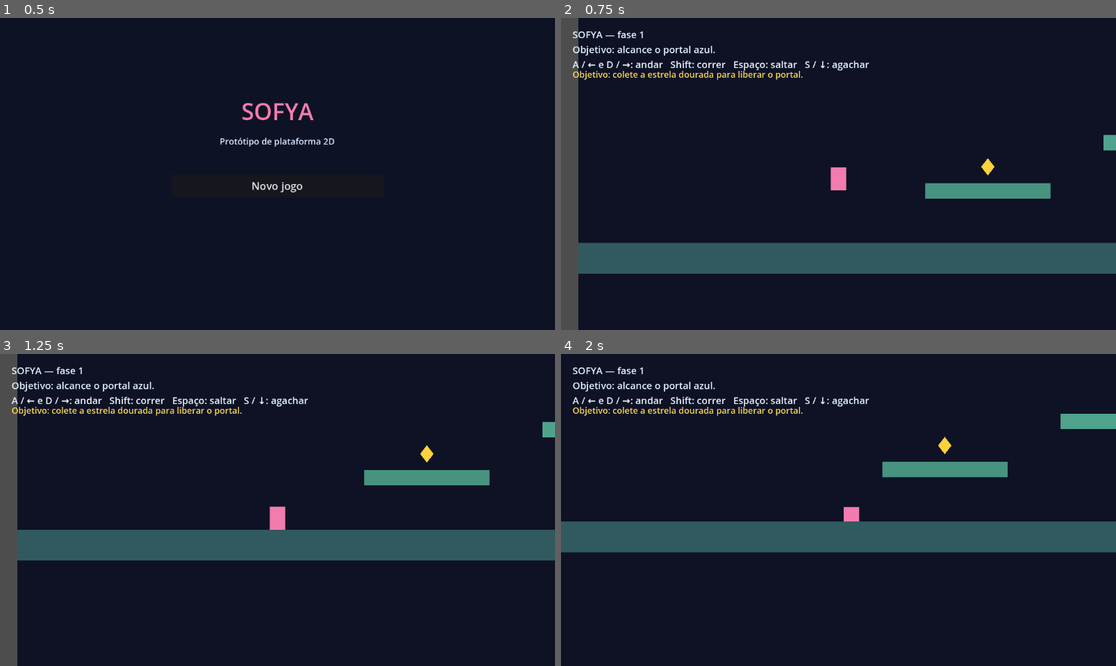
Above: before the commit, frames 1-4 (two rows, left to right).
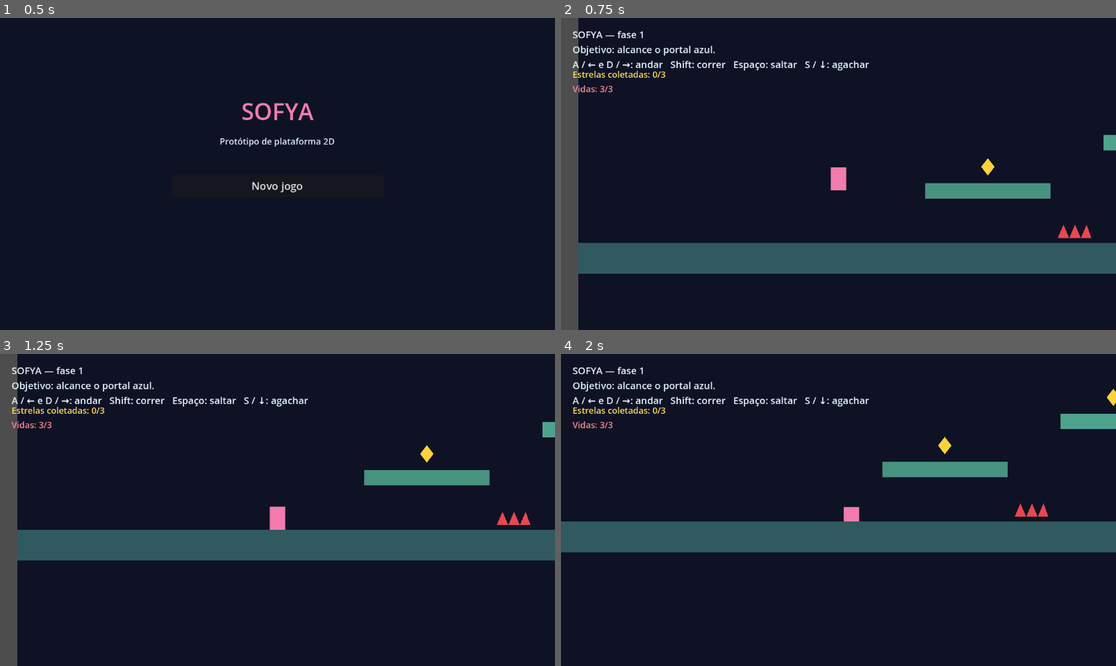
Above: after the commit, the same moments.

Repository: willianschultz/sofya
Game: Godot game, scene res://scenes/main_menu.tscn
The game is run twice, just before and just after one commit, with the same random seed, the same clock (stepped at 60 frames per second) and the same inputs.
Inputs:
- Up to frame 1 (0.5 s): no input
- Up to frame 2 (0.75 s): click "Novo jogo" at 0.5 s
- Up to frame 3 (1.25 s): no input
- Up to frame 4 (2 s): hold D (move_right) from 1.28 s (still down); hold S (crouch) from 1.28 s (still down); tap Space (jump) at 1.52 s

Frame 1 is identical in both runs. In frame 2, 0.7% of the frame differs, in the area x 2-96%, y 16-71%; in frame 3, 0.7%; in frame 4, 0.8%, in the area x 2-100%, y 11-53%.

Commit message:
feat: add hazards and player lives

Diff:
--- /dev/null
+++ b/scenes/hazard.tscn
@@ -0,0 +1,16 @@
+[gd_scene load_steps=3 format=3]
+
+[ext_resource type="Script" path="res://scripts/hazard.gd" id="1_script"]
+
+[sub_resource type="RectangleShape2D" id="HazardShape"]
+size = Vector2(70, 28)
+
+[node name="Hazard" type="Area2D"]
+script = ExtResource("1_script")
+
+[node name="Visual" type="Polygon2D" parent="."]
+polygon = PackedVector2Array(-35, 14, -23, -14, -11, 14, 1, -14, 13, 14, 25, -14, 35, 14)
+color = Color(0.92, 0.28, 0.32, 1)
+
+[node name="CollisionShape2D" type="CollisionShape2D" parent="."]
+shape = SubResource("HazardShape")
--- a/scenes/main.tscn
+++ b/scenes/main.tscn
@@ -4,6 +4,7 @@
 [ext_resource type="PackedScene" path="res://scenes/level_exit.tscn" id="2_exit"]
 [ext_resource type="Script" path="res://scripts/main.gd" id="3_main"]
 [ext_resource type="PackedScene" path="res://scenes/collectible.tscn" id="4_collectible"]
+[ext_resource type="PackedScene" path="res://scenes/hazard.tscn" id="5_hazard"]
 
 [sub_resource type="RectangleShape2D" id="FloorShape"]
 size = Vector2(1800, 64)
@@ -68,12 +69,21 @@
 position = Vector2(140, 400)
 
 [node name="Exit" parent="." instance=ExtResource("2_exit")]
-position = Vector2(1100, 184)
+position = Vector2(1150, 184)
 next_scene_path = "res://scenes/level_02.tscn"
 requires_collectible = true
 
-[node name="Collectible" parent="." instance=ExtResource("4_collectible")]
+[node name="CollectibleOne" parent="." instance=ExtResource("4_collectible")]
 position = Vector2(450, 390)
+
+[node name="CollectibleTwo" parent="." instance=ExtResource("4_collectible")]
+position = Vector2(800, 290)
+
+[node name="CollectibleThree" parent="." instance=ExtResource("4_collectible")]
+position = Vector2(1050, 200)
+
+[node name="Hazard" parent="." instance=ExtResource("5_hazard")]
+position = Vector2(630, 524)
 
 [node name="Interface" type="CanvasLayer" parent="."]
 
@@ -89,4 +99,11 @@
 offset_top = 104.0
 theme_override_colors/font_color = Color(1, 0.86, 0.34, 1)
 theme_override_font_sizes/font_size = 18
-text = "Objetivo: colete a estrela dourada para liberar o portal."
+text = "Estrelas coletadas: 0/3"
+
+[node name="Health" type="Label" parent="Interface"]
+offset_left = 24.0
+offset_top = 134.0
+theme_override_colors/font_color = Color(1, 0.54, 0.58, 1)
+theme_override_font_sizes/font_size = 18
+text = "Vidas: 3/3"
--- /dev/null
+++ b/scripts/hazard.gd
@@ -0,0 +1,19 @@
+## Controlador de um obstáculo que causa dano.
+##
+## Responsável por detectar o contato da Sofya e avisar a fase.
+## A regra de vidas fica na fase, para este obstáculo continuar reutilizável.
+##
+## Cena relacionada: scenes/hazard.tscn
+## Documentação: docs/04_CRIANDO_FASES.md
+extends Area2D
+
+signal player_touched(player: CharacterBody2D)
+
+
+func _ready() -> void:
+	body_entered.connect(on_body_entered)
+
+
+func on_body_entered(body: Node2D) -> void:
+	if body is CharacterBody2D:
+		player_touched.emit(body)
--- a/scripts/main.gd
+++ b/scripts/main.gd
@@ -6,9 +6,13 @@
 ## Documentação: docs/06_SALVAMENTO.md
 extends Node2D
 
-@onready var collectible = $Collectible
 @onready var level_exit = $Exit
 @onready var objective_label: Label = $Interface/Objective
+@onready var health_label: Label = $Interface/Health
+@onready var hazard = $Hazard
+
+var collectibles: Array = []
+var collected_count: int = 0
 
 
 func _ready() -> void:
@@ -18,9 +22,44 @@
 		get_tree().change_scene_to_file(last_level_path)
 		return
 
-	collectible.collected.connect(on_collectible_collected)
+	collectibles = [$CollectibleOne, $CollectibleTwo, $CollectibleThree]
+	for collectible in collectibles:
+		collectible.collected.connect(on_collectible_collected)
+
+	hazard.player_touched.connect(on_hazard_player_touched)
+
+	update_objective()
+	update_health()
 
 
 func on_collectible_collected() -> void:
-	level_exit.unlock()
-	objective_label.text = "Objetivo concluído: portal liberado."
+	collected_count += 1
+
+	if collected_count >= collectibles.size():
+		level_exit.unlock()
+
+	update_objective()
+
+
+func update_objective() -> void:
+	if collected_count >= collectibles.size():
+		objective_label.text = "Objetivo concluído: portal liberado."
+	else:
+		objective_label.text = "Estrelas coletadas: %d/%d" % [collected_count, collectibles.size()]
+
+
+func on_hazard_player_touched(hit_player: CharacterBody2D) -> void:
+	if hit_player != $Player:
+		return
+
+	$Player.take_damage()
+	update_health()
+
+	if $Player.current_health == 0:
+		get_tree().reload_current_scene()
+	else:
+		$Player.respawn()
+
+
+func update_health() -> void:
+	health_label.text = "Vidas: %d/%d" % [$Player.current_health, $Player.max_health]
--- a/scripts/player.gd
+++ b/scripts/player.gd
@@ -4,6 +4,7 @@
 ## - Movimentação horizontal e corrida.
 ## - Aplicação da gravidade e salto.
 ## - Agachamento com verificação de espaço sobre a personagem.
+## - Controle da posição inicial e das vidas da personagem.
 ##
 ## Cena relacionada: scenes/player.tscn
 ## Documentação: docs/03_MOVIMENTACAO.md
@@ -20,12 +21,22 @@
 @export var standing_height: float = 48.0
 @export var crouching_height: float = 30.0
 
+@export_category("Vida")
+@export var max_health: int = 3
+
 @onready var body_collision: CollisionShape2D = $CollisionShape2D
 @onready var visual: Polygon2D = $Visual
 @onready var head_clearance: RayCast2D = $HeadClearance
 
 var gravity: float = ProjectSettings.get_setting("physics/2d/default_gravity")
 var is_crouching: bool = false
+var current_health: int = 0
+var spawn_position: Vector2
+
+
+func _ready() -> void:
+	spawn_position = global_position
+	current_health = max_health
 
 
 func _physics_process(delta: float) -> void:
@@ -79,3 +90,12 @@
 	body_collision.position.y = (standing_height - body_height) / 2.0
 	visual.scale.y = body_height / standing_height
 	visual.position.y = (standing_height - body_height) / 2.0
+
+
+func take_damage() -> void:
+	current_health = max(current_health - 1, 0)
+
+
+func respawn() -> void:
+	global_position = spawn_position
+	velocity = Vector2.ZERO
Not shown, changed: docs/02_ESTRUTURA_PROJETO.md
Not shown, changed: docs/03_MOVIMENTACAO.md
Not shown, changed: docs/04_CRIANDO_FASES.md
Not shown, changed: docs/05_INTERFACE.md
Not shown, changed: docs/08_MANUTENCAO.md
Not shown, changed: docs/09_PROXIMAS_ETAPAS.md
